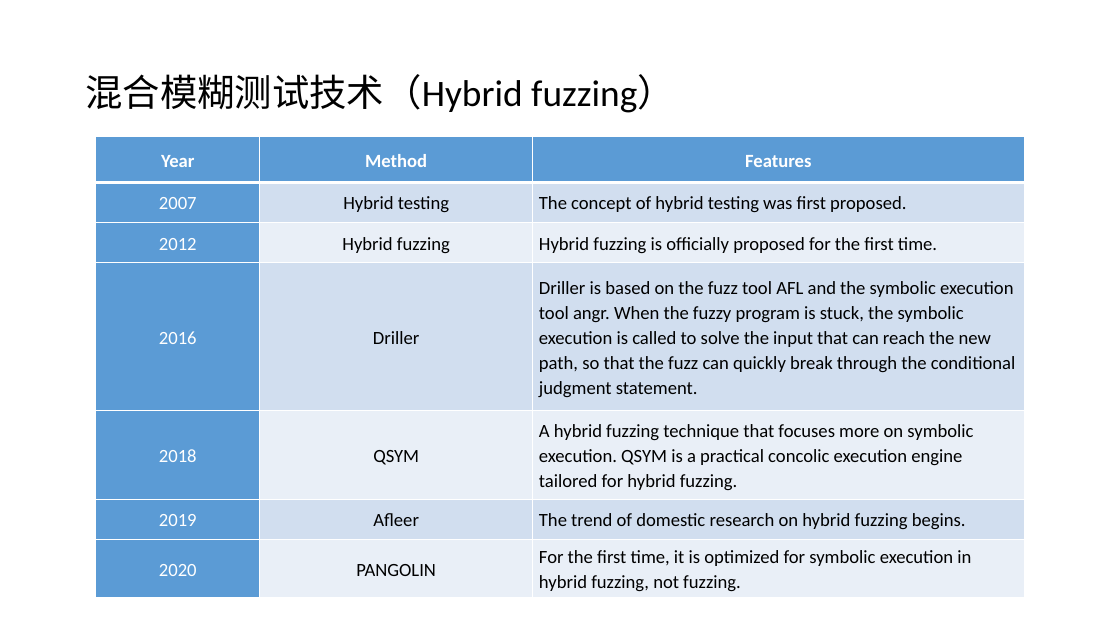
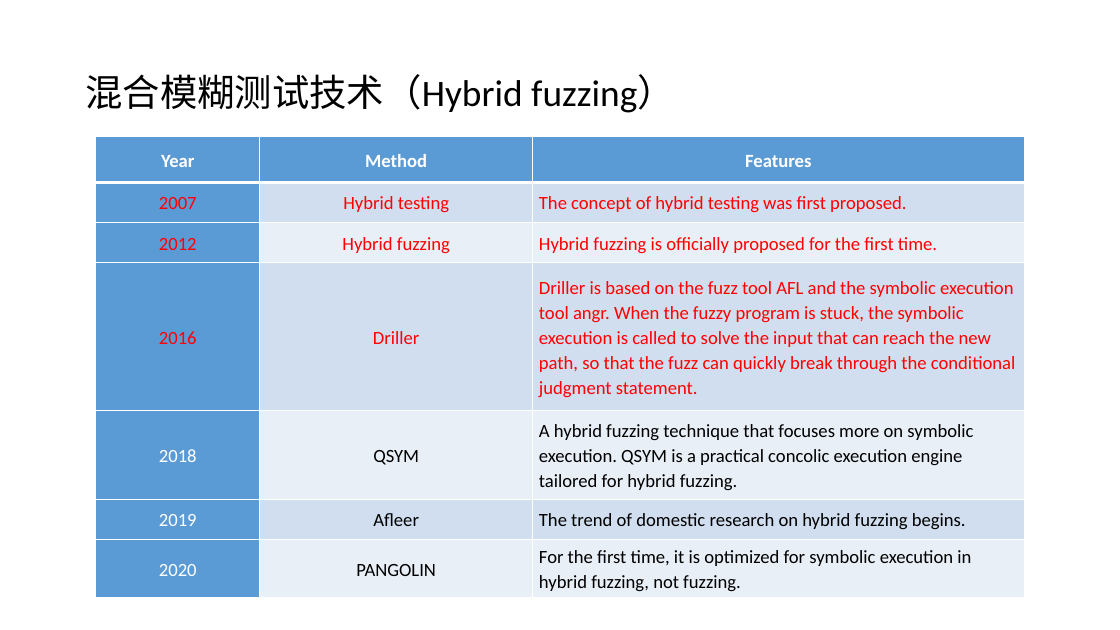
Before and after one commit to WayneDevMaze/Chinese_review_fuzzing, a slide deck: slide 7 of PPT/A Survey of Hybrid Fuzzing based on Symbolic Execution.pptx. Drawn at 1120x630 pixels with LibreOffice and Linux fonts; fonts in the diff are those of the drawing. Boxes give left, top, right and bottom in pixels: in the first picture for what was removed or moved away, otherwise in the second. Text is boxed around its words. In the diff, an @@ line names an element or a change of style, - is before the commit and + after.

Commit message:
update

```diff
--- a/PPT/A Survey of Hybrid Fuzzing based on Symbolic Execution.pptx
+++ b/PPT/A Survey of Hybrid Fuzzing based on Symbolic Execution.pptx
@@ table at (x1=96, y1=137, x2=1024, y2=598) @@
@@ text colour #FFFFFF to #FF0000 in "2007", "2012", "2016" @@
@@ text colour #000000 to #FF0000 in "Hybrid testing", "The concept of hybrid testing was first ...", "Hybrid fuzzing", "Hybrid fuzzing is officially proposed for the ..." and 2 more places @@
```
